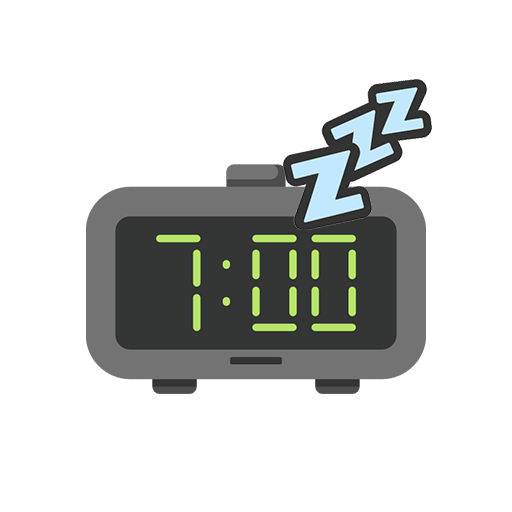
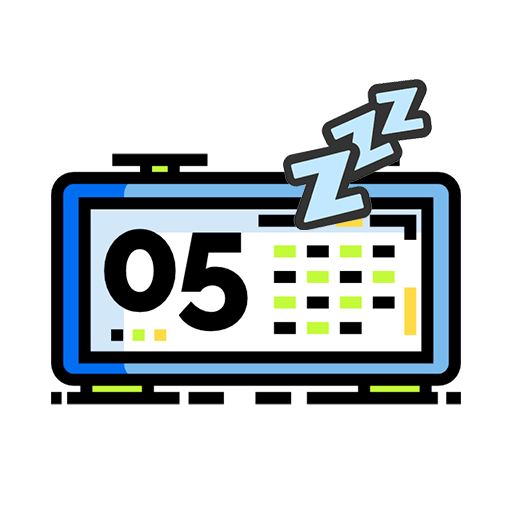
Layer changes from the first w=512, h=512 image to the second:
renamed "action-alarm-modern" to "591693", painted on it over left=51, top=153, right=461, bottom=405
